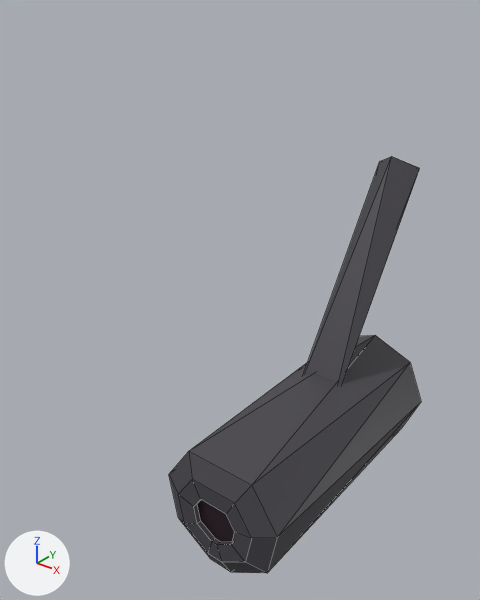
What one commit did to the Blender file Assets/Scenes/Chapter1-1/Models/Camera.blend.
One viewpoint serves both versions: a 50 mm lens placed at (0.81, -1.72, 3.4), pointed at (-0.51, -0.07, 2.38). The lights are fixed; the arrows at lower left show +X, +Y and +Z. Mesh edges are drawn as thin lines.

The older version as bpy lines, for what is in view:
```python
me_cylinder = bpy.data.meshes.new('Cylinder')
me_cylinder.from_pydata(...)  # a 32-sided cylinder along z spanning x -1.0..1.0, y -1.0..1.0, z -1.0..1.0
me_cylinder.materials.append(mat_material_001)  # dark grey #47454b
me_cylinder_001 = bpy.data.meshes.new('Cylinder.001')
me_cylinder_001.from_pydata(...)  # 40 vertices, 42 faces; spans x -1.0..1.0, y -1.0..1.0, z -1.0..1.06
# faces by material slot: [41, 1]
me_cylinder_001.materials.append(mat_material_001)  # dark grey #47454b
me_cylinder_001.materials.append(mat_material_002)  # black #200c19
ob_cylinder = bpy.data.objects.new('Cylinder', me_cylinder)
ob_cylinder.location = (-0.112, 0.033, 2.507)
ob_cylinder.rotation_euler = (-3.702, 0.0, 0.0)  # degrees (-212, 0, 0)
ob_cylinder.scale = (0.0703, 0.0703, 0.413)
_m = ob_cylinder.modifiers.new('Decimate', 'DECIMATE')
_m.decimate_type = 'UNSUBDIV'
_m.iterations = 3
ob_cylinder_001 = bpy.data.objects.new('Cylinder.001', me_cylinder_001)
ob_cylinder_001.location = (-0.099, -0.246, 2.074)
ob_cylinder_001.rotation_euler = (1.571, 0.0, 0.0)  # degrees (90, 0, 0)
ob_cylinder_001.scale = (0.196, 0.196, 0.423)
```
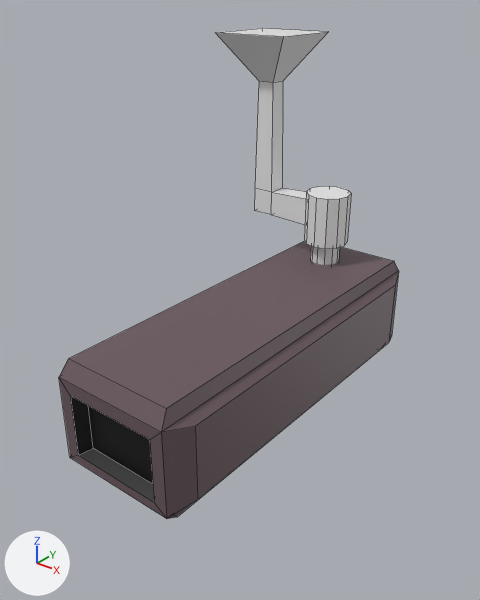
What differs and where, as boxes [x1, y1, x2, y2] in the pictures (480 x 600 px):
'Cube', added
    after: [59, 241, 399, 519]
    faces in mat_material (brown #69575e): [59, 241, 399, 519]
    faces in mat_material_003 (black #000000): [71, 396, 154, 502]
'Cylinder.001', reshaped, moved, turned, rescaled
    before: [169, 335, 421, 573]
    after: [304, 186, 351, 249]
'Cylinder', reshaped, moved, turned, rescaled, modifiers changed
    before: [304, 157, 420, 384]
    after: [311, 246, 340, 265]
'Cube.001', added
    after: [216, 28, 328, 225]

Patch to the scene script:
```diff
--- a/Assets/Scenes/Chapter1-1/Models/Camera.blend.py
+++ b/Assets/Scenes/Chapter1-1/Models/Camera.blend.py
@@ me_cylinder @@
 # used by ob_cylinder; location = (-0.112, 0.033, 2.507); rotation_euler = (-3.702, 0.0, 0.0), in degrees (-212, 0, 0); scale = (0.0703, 0.0703, 0.413)
-me_cylinder.from_pydata(...)  # 64 vertices, 34 faces; spans x -1.0..1.0, y -1.0..1.0, z -1.0..1.0
-me_cylinder.materials.append(mat_material_001)  # dark grey #47454b
+me_cylinder.from_pydata(...)  # 24 vertices, 14 faces; spans x -1.0..1.0, y -1.0..1.0, z -1.0..1.0
+# me_cylinder part 1
+# 56 vertices are removed from x -0.98..0.98, y -0.98..0.98, z -1.0..1.0
+# 34 faces are deleted
+# 8 vertices are added at x -0.87..0.87, y -0.87..0.87, z -1.0
+# 8 new vertices lie (0.0, 0.0, 2.0) away from vertices in x -0.87..0.87, y -0.87..0.87, z -1.0
+# 14 new faces join them
@@ me_cylinder_001 @@
 # used by ob_cylinder_001; location = (-0.099, -0.246, 2.074); rotation_euler = (1.571, 0.0, 0.0), in degrees (90, 0, 0); scale = (0.196, 0.196, 0.423)
-me_cylinder_001.from_pydata(...)  # 40 vertices, 42 faces; spans x -1.0..1.0, y -1.0..1.0, z -1.0..1.06
-me_cylinder_001.materials.append(mat_material_001)  # dark grey #47454b
-me_cylinder_001.materials.append(mat_material_002)  # black #200c19
+me_cylinder_001.from_pydata(...)  # 24 vertices, 14 faces; spans x -1.0..1.0, y -1.0..1.0, z -1.0..1.0
+# me_cylinder_001 part 2
+# 36 vertices are removed from x -0.98..0.98, y -0.98..0.83, z -1.0..1.06
+# 42 faces are deleted
+# 12 vertices are added at x -1.0..1.0, y -1.0..1.0, z -1.0..1.0
+# 8 new vertices lie (0.0, 0.0, 2.0) away from vertices in x -0.87..0.87, y -0.87..0.87, z -1.0
+# 14 new faces join them
@@ ob_cylinder @@
 ob_cylinder = bpy.data.objects.new('Cylinder', me_cylinder)
-ob_cylinder.location = (-0.112, 0.033, 2.507)
-ob_cylinder.rotation_euler = (-3.702, 0.0, 0.0)  # degrees (-212, 0, 0)
-ob_cylinder.scale = (0.0703, 0.0703, 0.413)
-_m = ob_cylinder.modifiers.new('Decimate', 'DECIMATE')
-_m.decimate_type = 'UNSUBDIV'
-_m.iterations = 3
+ob_cylinder.location = (-0.571, 0.593, 2.344)
+ob_cylinder.rotation_euler = (0.0, -3.142, 0.0)  # degrees (0, -180, 0)
+ob_cylinder.scale = (0.0605, 0.0605, 0.0981)
@@ ob_cylinder_001 @@
 ob_cylinder_001 = bpy.data.objects.new('Cylinder.001', me_cylinder_001)
-ob_cylinder_001.location = (-0.099, -0.246, 2.074)
-ob_cylinder_001.rotation_euler = (1.571, 0.0, 0.0)  # degrees (90, 0, 0)
-ob_cylinder_001.scale = (0.196, 0.196, 0.423)
+ob_cylinder_001.location = (-0.571, 0.593, 2.493)
+ob_cylinder_001.rotation_euler = (0.0, -3.142, 0.0)  # degrees (0, -180, 0)
+ob_cylinder_001.scale = (0.0917, 0.0917, 0.106)
@@ ob_cube_001 @@
+ob_cube_001 = bpy.data.objects.new('Cube.001', me_cube_002)  # 20 vertices, 18 faces; spans x -22.6..1.0, y -3.3..3.3, z -1.0..12.0
+ob_cube_001.location = (-0.657, 0.594, 2.511)
+ob_cube_001.scale = (0.017, 0.0471, 0.0573)
@@ ob_cube @@
+ob_cube = bpy.data.objects.new('Cube', me_cube)  # 32 vertices, 30 faces; spans x -1.16..1.12, y -1.0..1.0, z -0.65..1.23; in mat_material (brown #69575e), mat_material_003 (black #000000)
+ob_cube.location = (-0.547, 0.069, 2.151)
+ob_cube.rotation_euler = (0.0, -3.142, 0.0)  # degrees (0, -180, 0)
+ob_cube.scale = (0.229, 0.732, 0.229)
```
